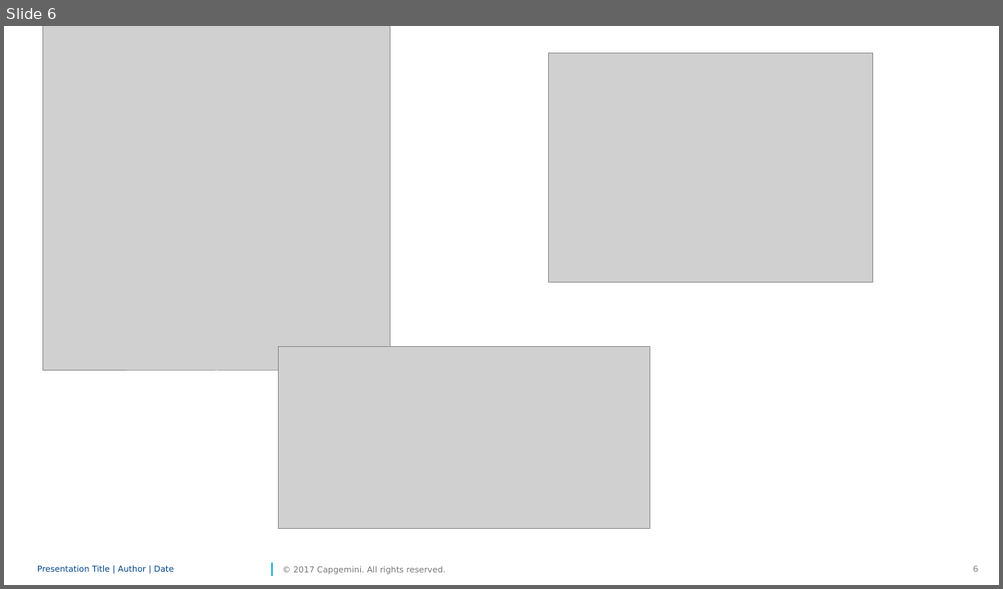
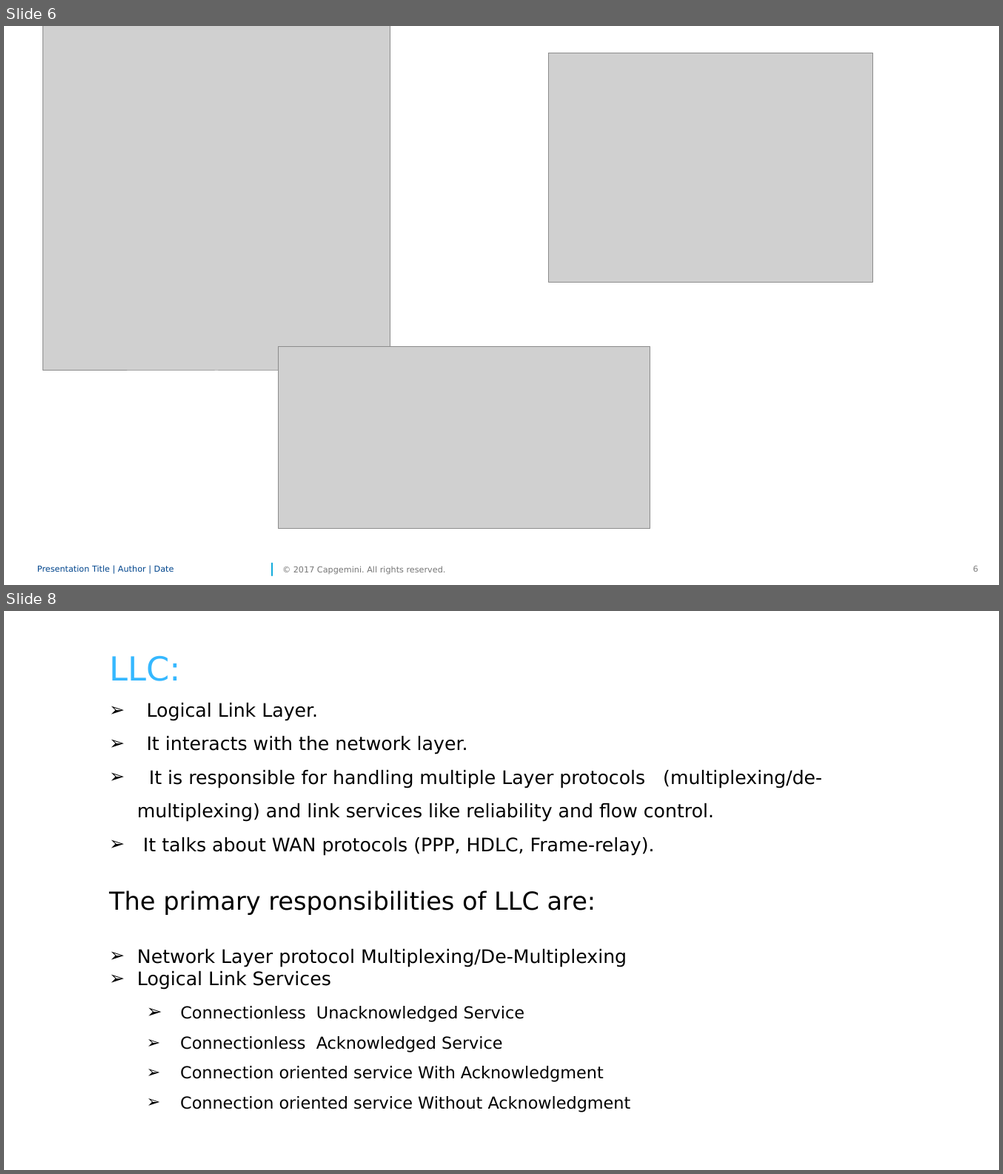
Before and after one commit to MohammedAashik/sparkCG, a slide deck: DAtalink.pptx. Shown one above the other, each under a label of ours: slide 6 before the commit, slides 6 and 8 after it; the slides between them are not shown. The pictures are 1003x589 and 1003x1174 pixels, drawn with LibreOffice and Linux fonts; fonts in the diff are those of the drawing; grey boxes stand for pictures; background and template pictures are left out. Boxes give left, top, right and bottom in pixels: in the first picture for what was removed or moved away, otherwise in the second. Text is boxed around its words. In the diff, an @@ line names an element or a change of style, - is before the commit and + after.

```diff
--- a/DAtalink.pptx
+++ b/DAtalink.pptx
@@ slide 8 added at (4, 611, 999, 1170), background #FFFFFF @@
@@ text added at (109, 655, 822, 1113), 18 pt, text #000000 @@
+LLC:
+➢ Logical Link Layer.
+➢ It interacts with the network layer.
+➢ It is responsible for handling multiple Layer protocols (multiplexing/de- multiplexing) and link services like reliability and flow control.
+➢ It talks about WAN protocols (PPP, HDLC, Frame-relay).
+The primary responsibilities of LLC are:
+➢ Network Layer protocol Multiplexing/De-Multiplexing
+➢ Logical Link Services
+  ➢ Connectionless Unacknowledged Service
+  ➢ Connectionless Acknowledged Service
+  ➢ Connection oriented service With Acknowledgment
+  ➢ Connection oriented service Without Acknowledgment
```
Also in this commit, not shown: 1 slide changed, 14 other slides added.
